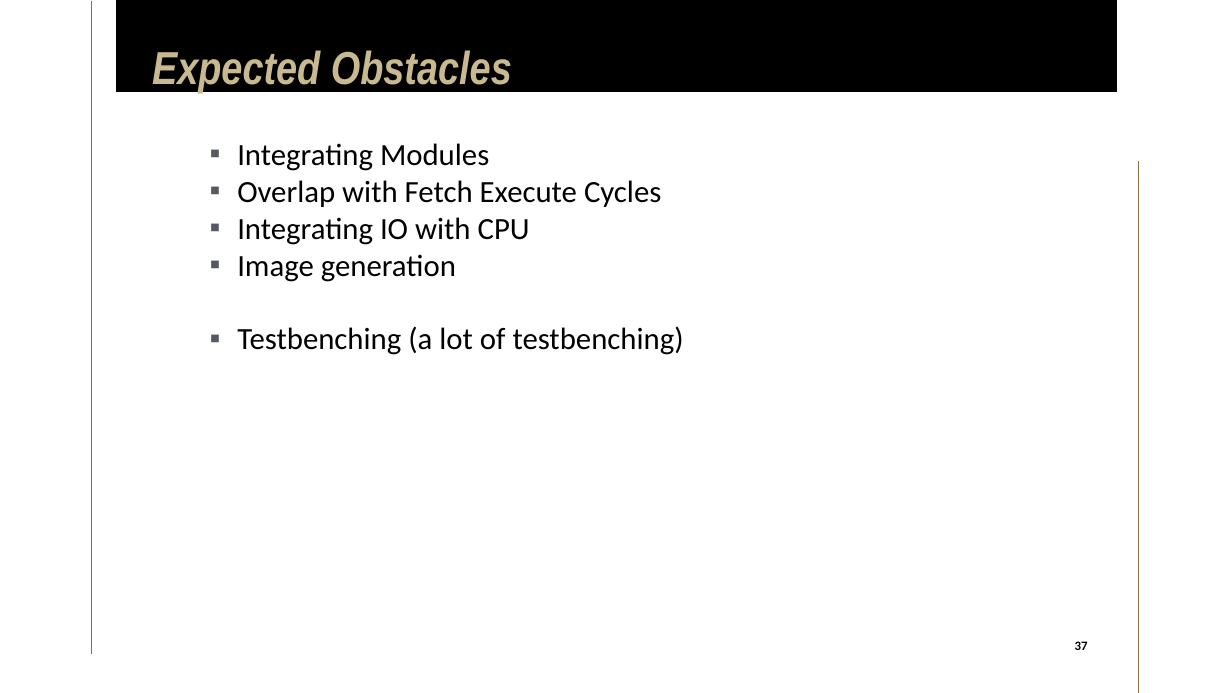
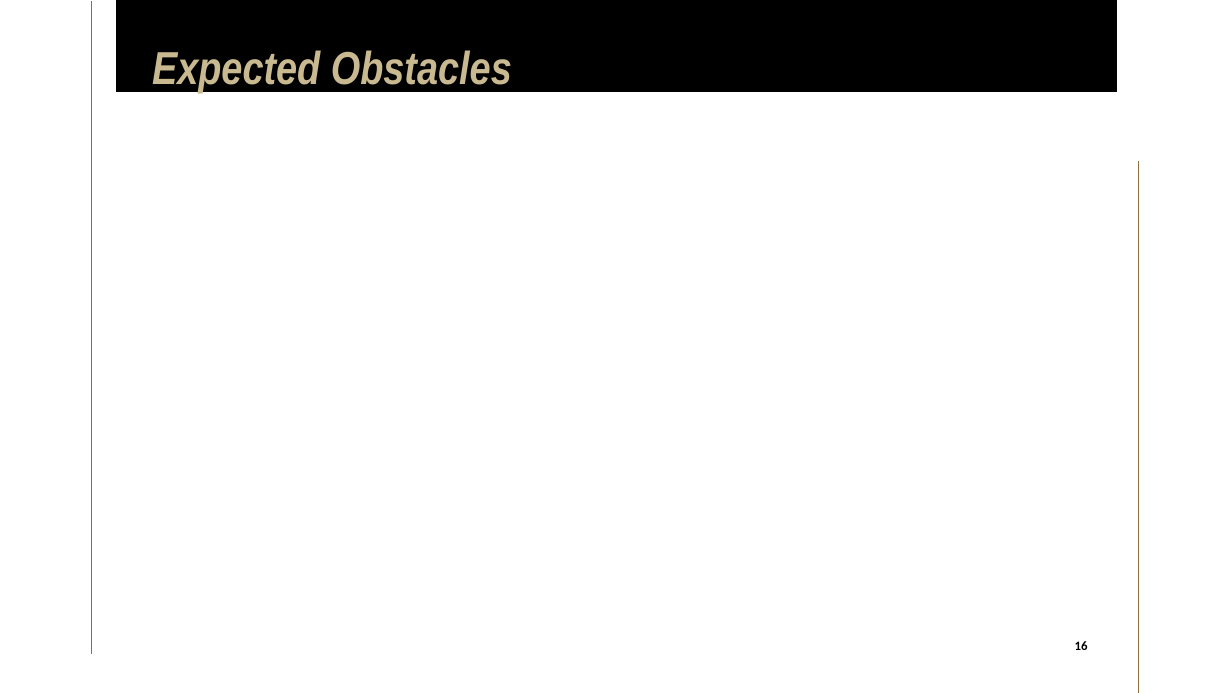
Before and after one commit to limichael246/STARS_2024, a slide deck: slide 16 of Project_Proposal.pptx (slide 37 before the commit). Drawn at 1232x693 pixels with LibreOffice and Linux fonts; fonts in the diff are those of the drawing. Boxes give left, top, right and bottom in pixels: in the first picture for what was removed or moved away, otherwise in the second. Text is boxed around its words. In the diff, an @@ line names an element or a change of style, - is before the commit and + after.

```diff
--- a/Project_Proposal.pptx
+++ b/Project_Proposal.pptx
@@ text removed at (237, 143, 684, 355) @@
-▪ Integrating Modules
-▪ Overlap with Fetch Execute Cycles
-▪ Integrating IO with CPU
-▪ Image generation
-▪ Testbenching (a lot of testbenching)
@@ page number at (1075, 641, 1088, 650): text changed @@
-37
+16
```
Also in this commit, not shown: 6 other slides changed, 5 slides added, 26 slides removed.
